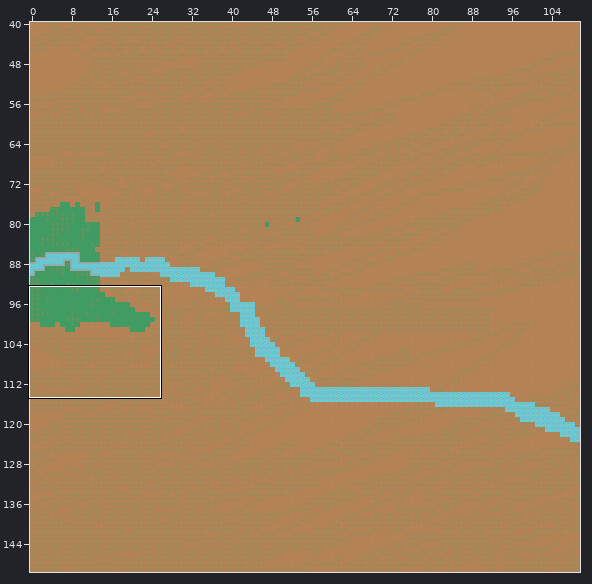
Two states of a Tiled map, resources/src/maps/tucson.tmx. Above: a wide view before the commit, with the close-up outlined.
Close-up. Before:
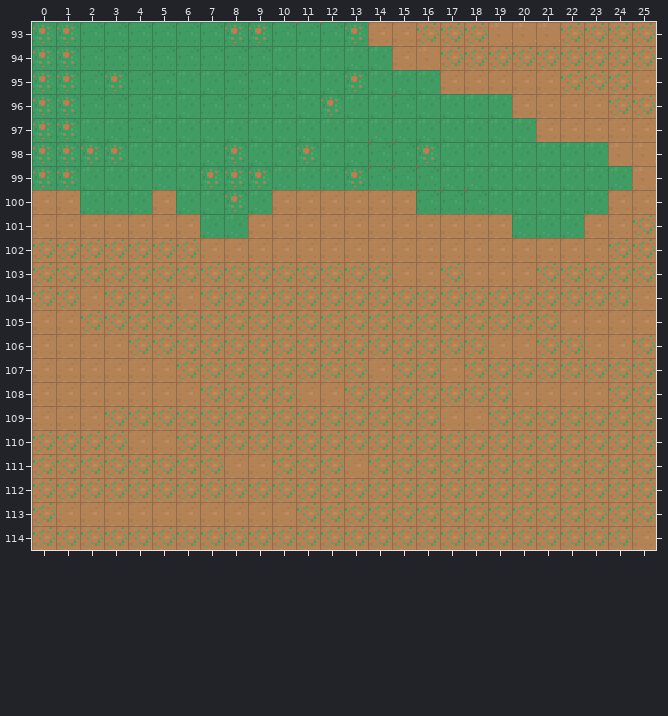
Cells are 16x16 px. Shown: x 0..25, y 93..114. The commit also changed other parts of the map, which this record leaves out.
The same view after the edit:
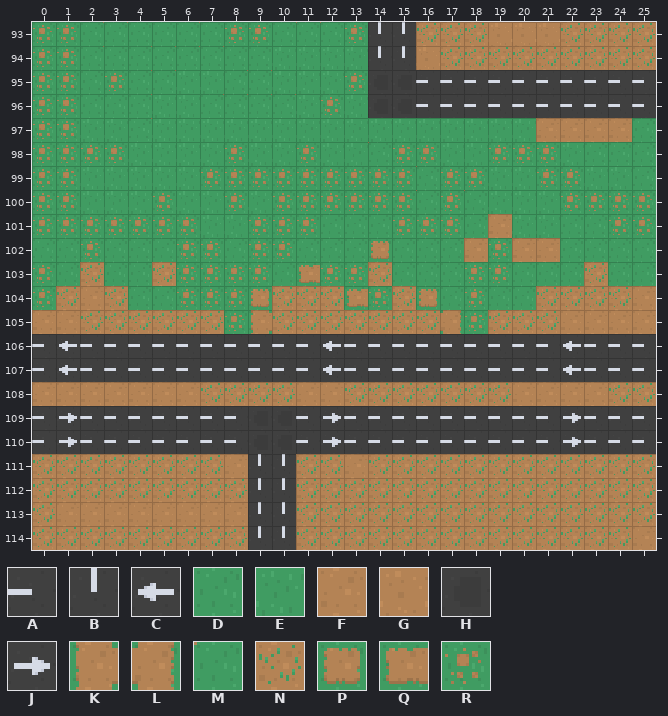
Key: from "city_tileset": A 712, B 749, C 870, D 888, E 889, F 892, G 893, H 898, J 907, K 942, L 943, M 966, N 1008, P 1012, Q 1017, R 1018.
_ is an empty cell, . an unchanged one.
Tiles of an added or newly shown layer are drawn over the layers below it.
Edits made:
--- layer "Terrain"
@@ x 0..25 @@
- 97 .........................F
- 98 ...............M...EEE..GG
- 99 ..........EEE.MM.EE..EE..G
-100 FF...F....FFFFFF.M....EEFF
-101 FFFFFFF..FFFFFFFFFF....FFN
-102 NNNNNNNFFFFFFFFFFF.F..FFNN
-103 NN.NN.NNNNNNNN.FFNFFFNN.NN
-104 N...NNFNNN...NN.NNNNN.....
-105 ........NN.......NN.......
+ 97 .........................D
+ 98 ...............R...RRR..DD
+ 99 ..........RRR.RR.RR..RR..D
+100 RR...R....RRRRRR.R....RRRR
+101 RRRRRRR..RRRDDDRRRD....DRR
+102 DDRDDDRRDRRDDDPDDD.R..DDDD
+103 RD.DD.RRRRDQRR.DDDRRDDD.DD
+104 R...DDRRRP...QR.PDRDD.....
+105 ........RK.......LR.......
--- layer "Roads" (now shown)
@@ x 14..25 @@
- 93 __..........
- 94 __..........
- 95 ____________
- 96 ____________
+ 93 BB..........
+ 94 BB..........
+ 95 HHAAAAAAAAAA
+ 96 HHAAAAAAAAAA
@@ x 0..25 @@
-106 __________________________
-107 __________________________
+106 ACAAAAAAAAAACAAAAAAAAACAAA
+107 ACAAAAAAAAAACAAAAAAAAACAAA
@@ x 0..25 @@
-109 __________________________
-110 __________________________
-111 .........__...............
-112 .........__...............
-113 .........__...............
-114 .........__...............
+109 AJAAAAAAAHHAJAAAAAAAAAJAAA
+110 AJAAAAAAAHHAJAAAAAAAAAJAAA
+111 .........BB...............
+112 .........BB...............
+113 .........BB...............
+114 .........BB...............
Boxes around the changes in both close-ups, in picture pixels (x1, y1, x2, y2):
changed: (32, 22, 656, 382)
added: (32, 406, 656, 550)
